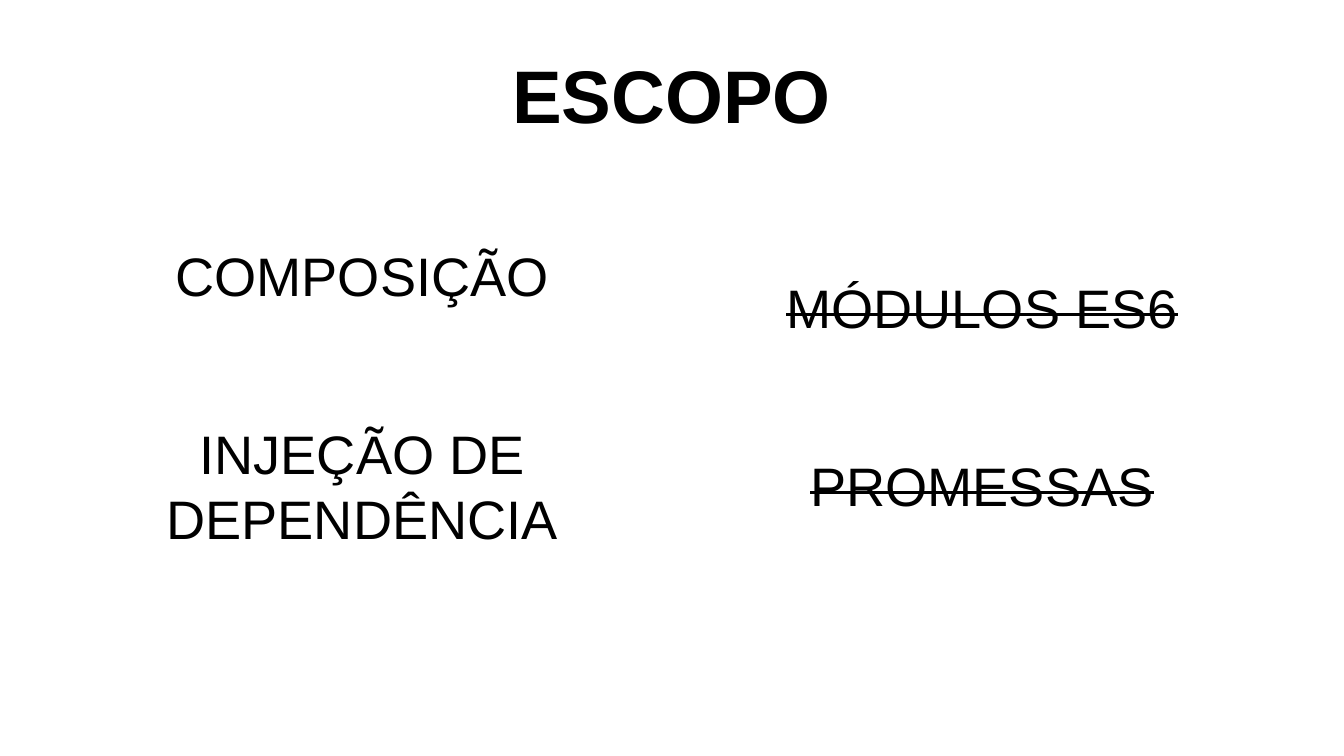
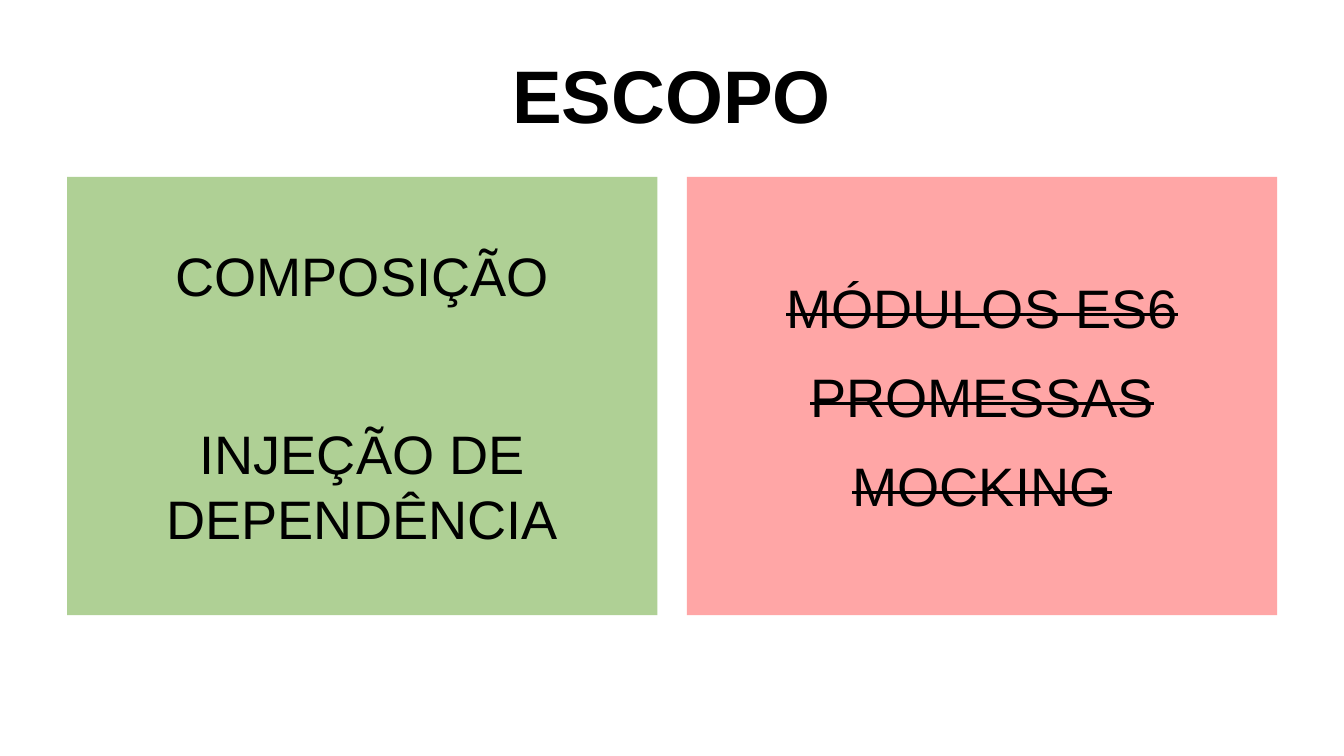
Before and after one commit to itacirgabral/specjs, a slide deck: slide 6 of apres.odp (slide 4 before the commit). Drawn at 1344x756 pixels with LibreOffice and Linux fonts; fonts in the diff are those of the drawing. Boxes give left, top, right and bottom in pixels: in the first picture for what was removed or moved away, otherwise in the second. Text is boxed around its words. In the diff, an @@ line names an element or a change of style, - is before the commit and + after.

```diff
--- a/apres.odp
+++ b/apres.odp
@@ text "COMPOSIÇÃO": place and size @@
-text "COMPOSIÇÃO" at (166, 253, 557, 540)
+text "COMPOSIÇÃO" at (67, 177, 657, 616)
@@ text "COMPOSIÇÃO" at (67, 177, 657, 616): fill none to #AFD095 @@
@@ text "MÓDULOS ES6": place and size @@
-text "MÓDULOS ES6" at (786, 286, 1177, 507)
+text "MÓDULOS ES6" at (688, 177, 1278, 616)
@@ text "MÓDULOS ES6" at (688, 177, 1278, 616): fill none to #FFA6A6 @@
@@ text at (852, 468, 1111, 507): paragraph added @@
+MOCKING
```
Also in this commit, not shown: 1 other slide changed, 1 slide added, 23 other files.
